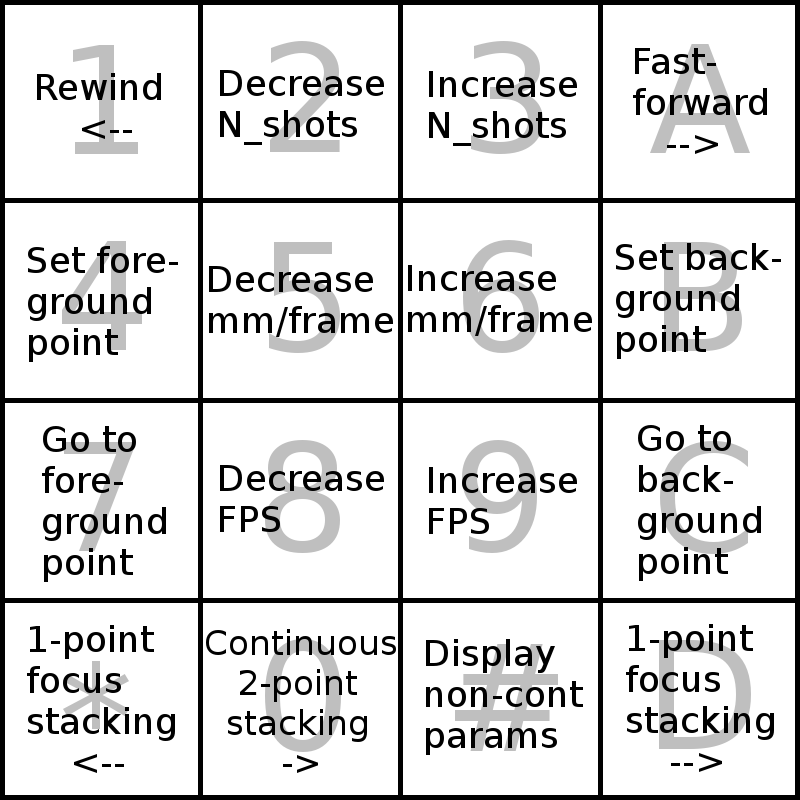
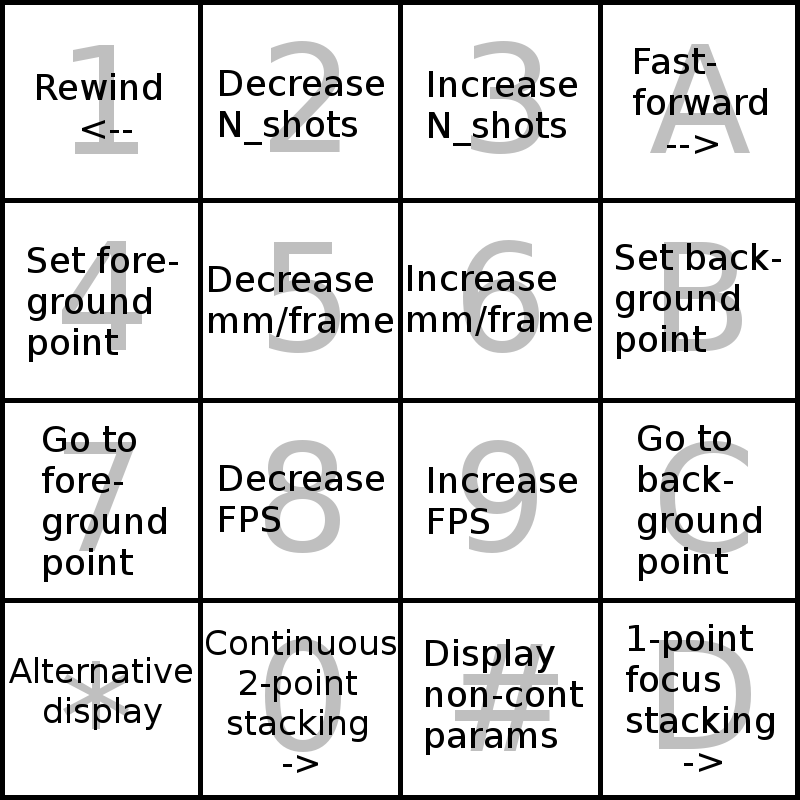
Layered file, before and after one edit (w=800, h=800). Changes by layer:
added layer "Alternative ..." above "Rewind ..." over [9, 657, 192, 730]
painted on "Rewind ..." over [27, 625, 680, 773]
